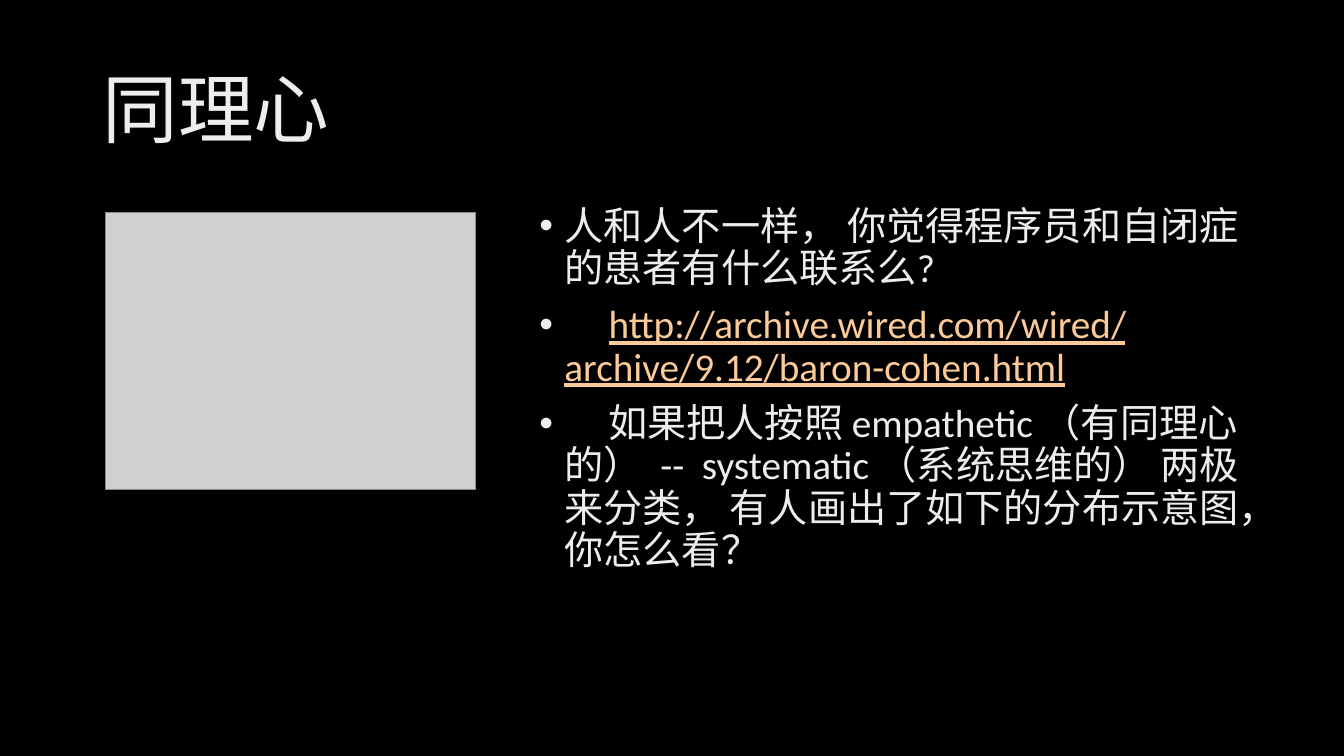
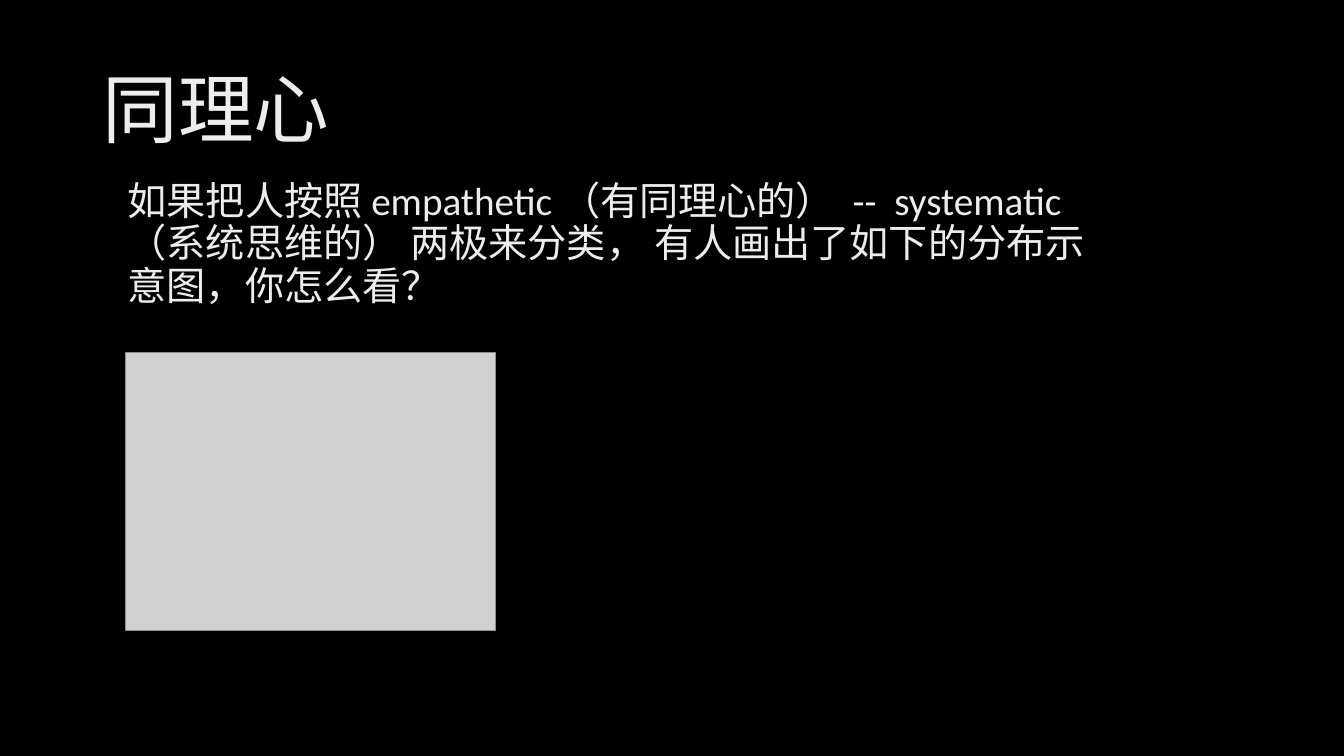
Before and after one commit to xinase/ASE, a slide deck: slide 36 of chapter17/ASE_17_People_Performance.pptx. Drawn at 1344x756 pixels with LibreOffice and Linux fonts; fonts in the diff are those of the drawing; grey boxes stand for pictures; background and template pictures are left out. Boxes give left, top, right and bottom in pixels: in the first picture for what was removed or moved away, otherwise in the second. Text is boxed around its words. In the diff, an @@ line names an element or a change of style, - is before the commit and + after.

```diff
--- a/chapter17/ASE_17_People_Performance.pptx
+++ b/chapter17/ASE_17_People_Performance.pptx
@@ text "如果把人按照 empathetic （有同理心的） -- systematic ..." moved from (x1=564, y1=207, x2=1278, y2=568) to (x1=128, y1=181, x2=1085, y2=304) @@
@@ text "如果把人按照 empathetic （有同理心的） -- systematic ..." at (x1=128, y1=181, x2=1085, y2=304): bullet • to none @@
@@ text at (x1=564, y1=207, x2=1238, y2=387): paragraphs removed @@
-• 人和人不一样， 你觉得程序员和自闭症的患者有什么联系么?
-• http://archive.wired.com/wired/archive/9.12/baron-cohen.html
@@ picture moved from (x1=106, y1=212, x2=476, y2=489) to (x1=126, y1=353, x2=496, y2=630) @@
```
Also in this commit, not shown: 4 other slides changed, 29 other files.
